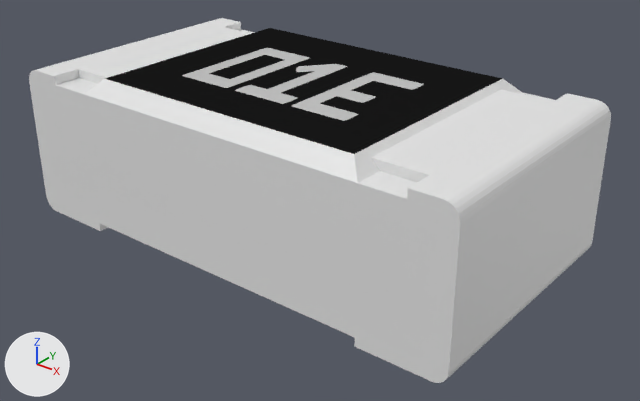
An edit to the Blender file Base/objects/Resistor_0603.blend, drawn before and after from the same camera.
One viewpoint serves both versions: a camera (50 mm lens) standing at (1.754, -2.108, 1.442) and looking at (0.08, -0.016, 0.145). The lights are fixed; the arrows at lower left show +X, +Y and +Z.

In view in the first picture: 'Component'.
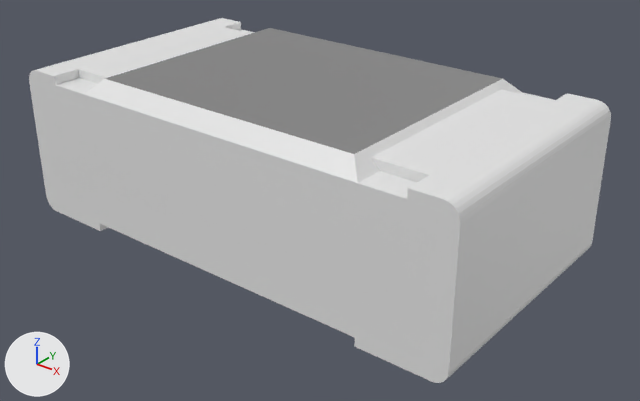
Edits to the bpy script that builds the scene:
```text
Change mat_logo:
    where n0 = _N.new('ShaderNodeBsdfDiffuse'); n0.name = 'Diffuse BSDF'
    add n0.inputs[0].default_value = (0.5, 0.5, 0.5, 1.0)  # 'Color', grey #bcbcbc
    remove n5 = _N.new('ShaderNodeTexImage'); n5.name = 'LOGO'
    remove n5.image = img_mcwr06x1004ftl_png
    remove _L.new(n5.outputs[0], n0.inputs[0])  # 'Color' to 'Color'
```

What differs and where, as boxes [x1, y1, x2, y2] in the pictures (640 x 401 px):
'Component', surface changed (black to grey)
    both: [104, 28, 505, 157]
